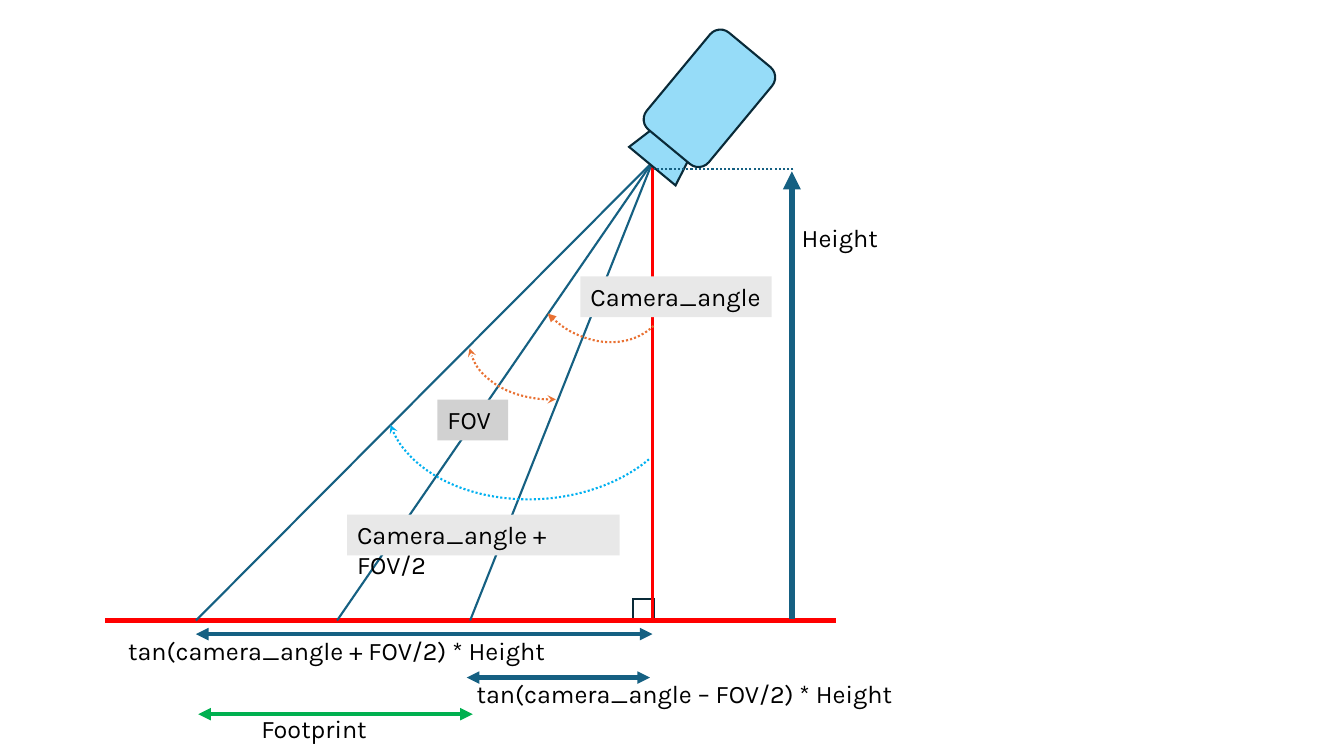
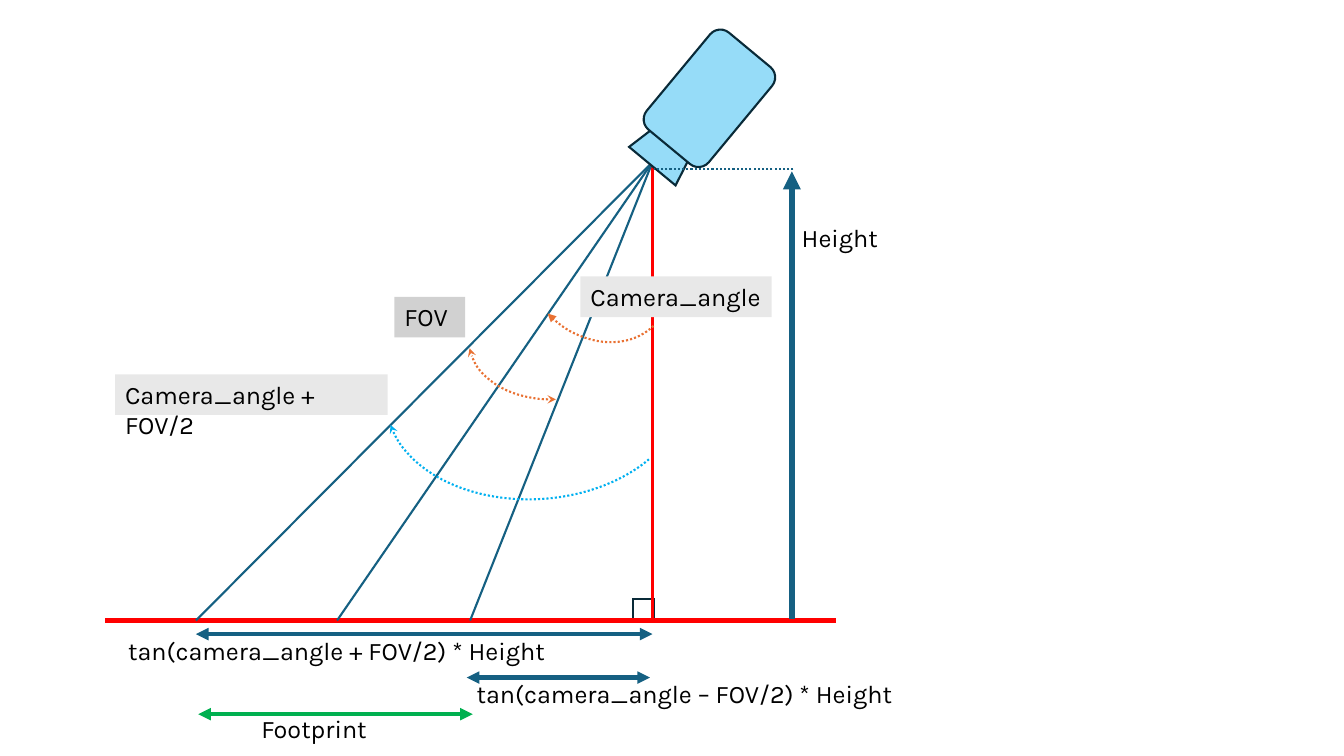
Before and after one commit to chgenedu/oa-drone-trajectory-mar-2025, a slide deck: slide 1 of assets/CH_assets/diagrams.pptx. Drawn at 1344x756 pixels with LibreOffice and Linux fonts; fonts in the diff are those of the drawing. Boxes give left, top, right and bottom in pixels: in the first picture for what was removed or moved away, otherwise in the second. Text is boxed around its words. In the diff, an @@ line names an element or a change of style, - is before the commit and + after.

```diff
--- a/assets/CH_assets/diagrams.pptx
+++ b/assets/CH_assets/diagrams.pptx
@@ rectangle "FOV": place and size @@
-rectangle "FOV" at bbox=[438, 399, 508, 440]
+rectangle "FOV" at bbox=[394, 296, 465, 337]
@@ rectangle "Camera_angle + FOV/2": place and size @@
-rectangle "Camera_angle + FOV/2" at bbox=[347, 515, 619, 556]
+rectangle "Camera_angle + FOV/2" at bbox=[115, 374, 387, 414]
```
Also in this commit, not shown: 1 other file.
